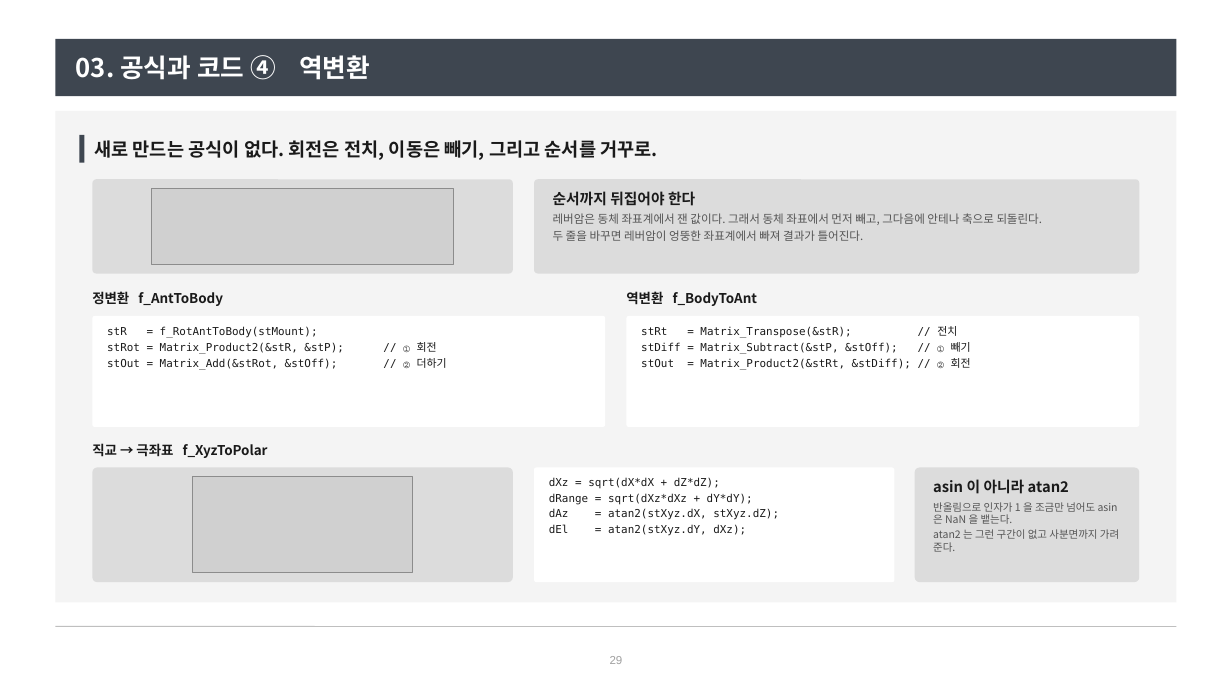
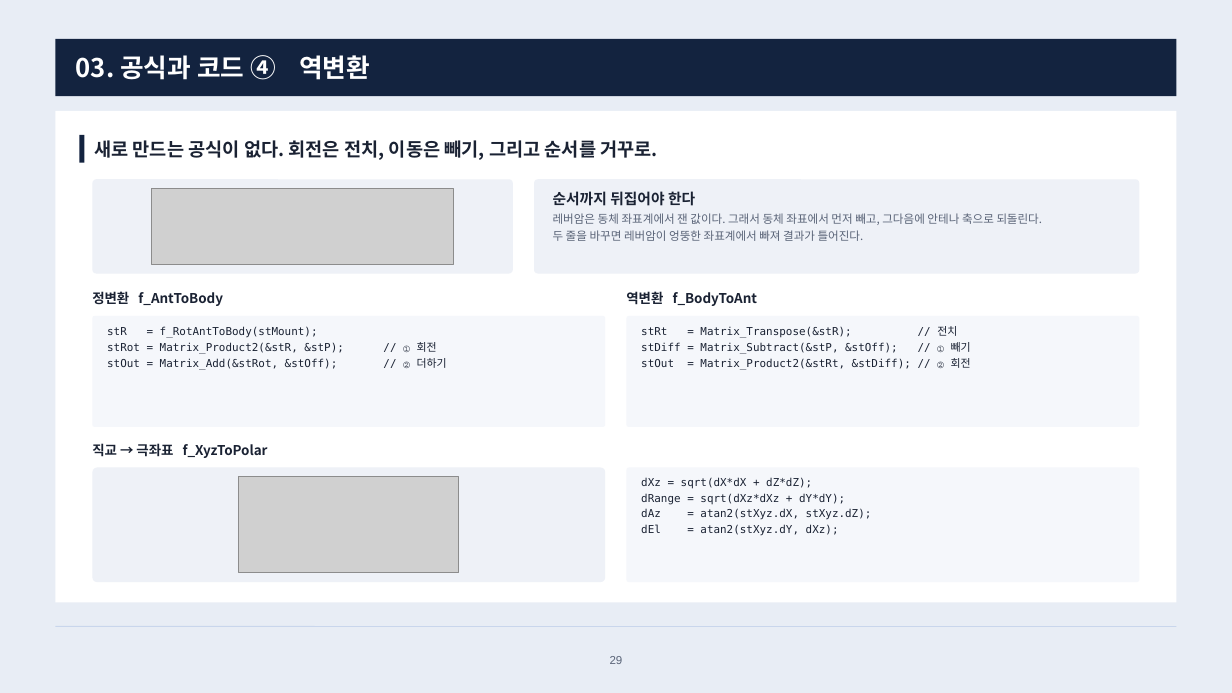
Before and after one commit to harley-hwan/radar-sw-study, a slide deck: slide 29 of Part2_CoordFrames/ref/산출물/좌표계와_좌표변환.pptx. Drawn at 1232x693 pixels with LibreOffice and Linux fonts; fonts in the diff are those of the drawing; grey boxes stand for pictures. Boxes give left, top, right and bottom in pixels: in the first picture for what was removed or moved away, otherwise in the second. Text is boxed around its words. In the diff, an @@ line names an element or a change of style, - is before the commit and + after.

```diff
--- a/Part2_CoordFrames/ref/산출물/좌표계와_좌표변환.pptx
+++ b/Part2_CoordFrames/ref/산출물/좌표계와_좌표변환.pptx
@@ background #FFFFFF to #E8EDF5 @@
@@ rectangle at <box>55,39,1177,96</box>: fill #3E4650 to #13233F @@
@@ rectangle at <box>55,111,1177,603</box>: fill #F4F4F4 to #FFFFFF @@
@@ rectangle at <box>79,135,85,163</box>: fill #3E4650 to #13233F @@
@@ text "순서까지 뒤집어야 한다" at <box>553,191,1043,241</box>: text colour #1A1A1A to #1A2233 in "순서까지 뒤집어야 한다"; text colour #555555 to #5A6478 in "레버암은 동체 좌표계에서 잰 값이다. 그래서 동체 ...", "두 줄을 바꾸면 레버암이 엉뚱한 좌표계에서 빠져 ..." @@
@@ fill #DCDCDC to #EEF1F7 in 3 elements at <box>92,179,513,274</box>, <box>534,179,1140,274</box>, <box>92,468,605,582</box> @@
@@ rounded rectangle: place and size @@
-rounded rectangle at <box>92,468,513,582</box>
+rounded rectangle at <box>92,468,605,582</box>
@@ picture: place and size @@
-picture at <box>193,477,413,573</box>
+picture at <box>238,477,458,573</box>
@@ fill #FFFFFF to #F5F7FB in 3 elements at <box>92,316,605,427</box>, <box>627,316,1140,427</box>, <box>627,468,1140,582</box> @@
@@ rounded rectangle: place and size @@
-rounded rectangle at <box>534,468,895,582</box>
+rounded rectangle at <box>627,468,1140,582</box>
@@ text colour #1A1A1A to #1A2233 in 7 elements at <box>94,140,658,160</box>, <box>92,291,223,306</box>, <box>626,291,757,306</box>, <box>107,326,447,370</box>, <box>641,326,971,370</box>, <box>92,443,268,458</box>, <box>641,478,872,536</box> @@
@@ text "dXz = sqrt(dX*dX + dZ*dZ);": place and size @@
-text "dXz = sqrt(dX*dX + dZ*dZ);" at <box>549,478,779,536</box>
+text "dXz = sqrt(dX*dX + dZ*dZ);" at <box>641,478,872,536</box>
@@ rounded rectangle removed at <box>915,468,1140,582</box> @@
@@ text removed at <box>933,479,1119,552</box> @@
-asin 이 아니라 atan2
-반올림으로 인자가 1 을 조금만 넘어도 asin 은 NaN 을 뱉는다.
-atan2 는 그런 구간이 없고 사분면까지 가려 준다.
@@ line (55, 627) - (1177, 627): stroke #BFBFBF 0.75 pt to #C9D6EC 0.75 pt @@
@@ text "29" at <box>610,656,623,664</box>: text colour #A0A0A0 to #5A6478 @@
```
Also in this commit, not shown: 29 other slides changed, 1 slide added, 1 slide removed, 13 other files.
